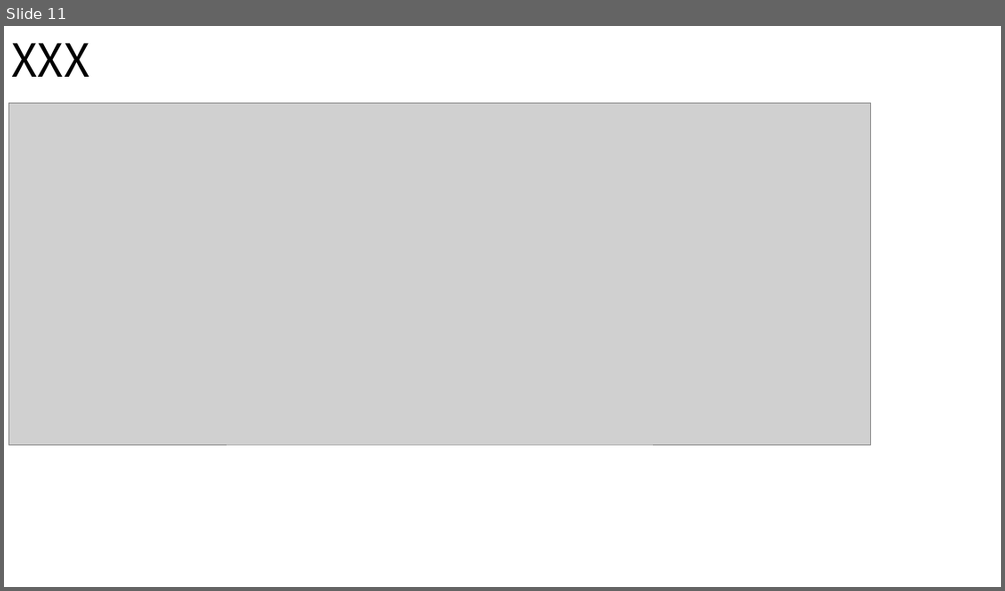
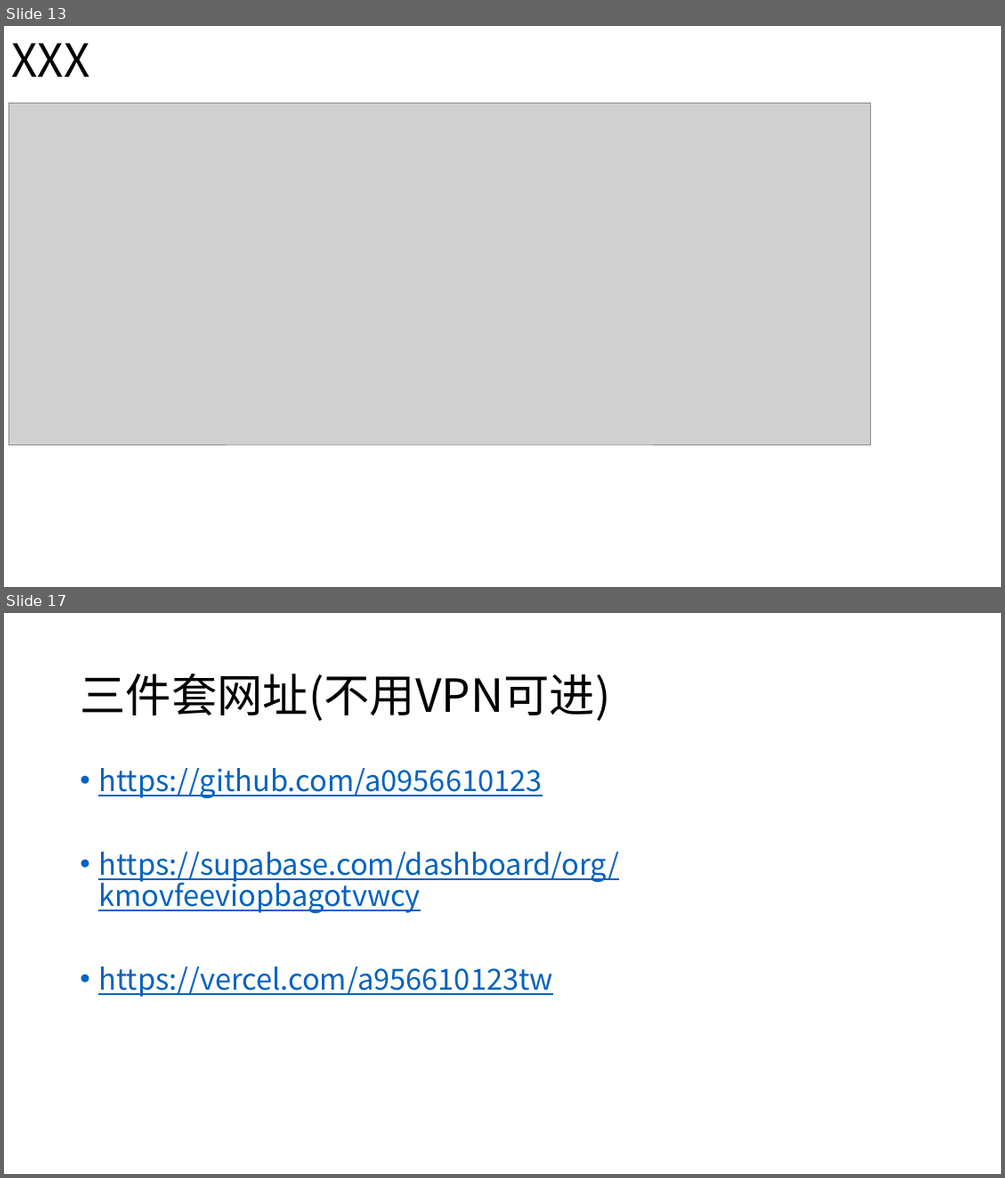
Before and after one commit to a0956610123/mytolist, a slide deck: doc/操作手册.pptx. Shown one above the other, each under a label of ours: slide 11 before the commit, slides 13 and 17 after it; the slides between them are not shown. The pictures are 1005x591 and 1005x1178 pixels, drawn with LibreOffice and Linux fonts; fonts in the diff are those of the drawing; grey boxes stand for pictures. Boxes give left, top, right and bottom in pixels: in the first picture for what was removed or moved away, otherwise in the second. Text is boxed around its words. In the diff, an @@ line names an element or a change of style, - is before the commit and + after.

```diff
--- a/doc/操作手册.pptx
+++ b/doc/操作手册.pptx
@@ slide 17 added at [4, 613, 1001, 1174], background #FFFFFF @@
@@ title added at [80, 674, 610, 721], 44 pt, text #000000 @@
+三件套网址(不用VPN可进)
@@ text added at [98, 768, 619, 997], 28 pt, text #0563C1, underline @@
+• https://github.com/a0956610123
+• https://supabase.com/dashboard/org/kmovfeeviopbagotvwcy
+• https://vercel.com/a956610123tw
@@ what was slide 11 is now slide 13 @@
```
Also in this commit, not shown: 5 slides changed, 6 other slides added, 13 slides removed.
